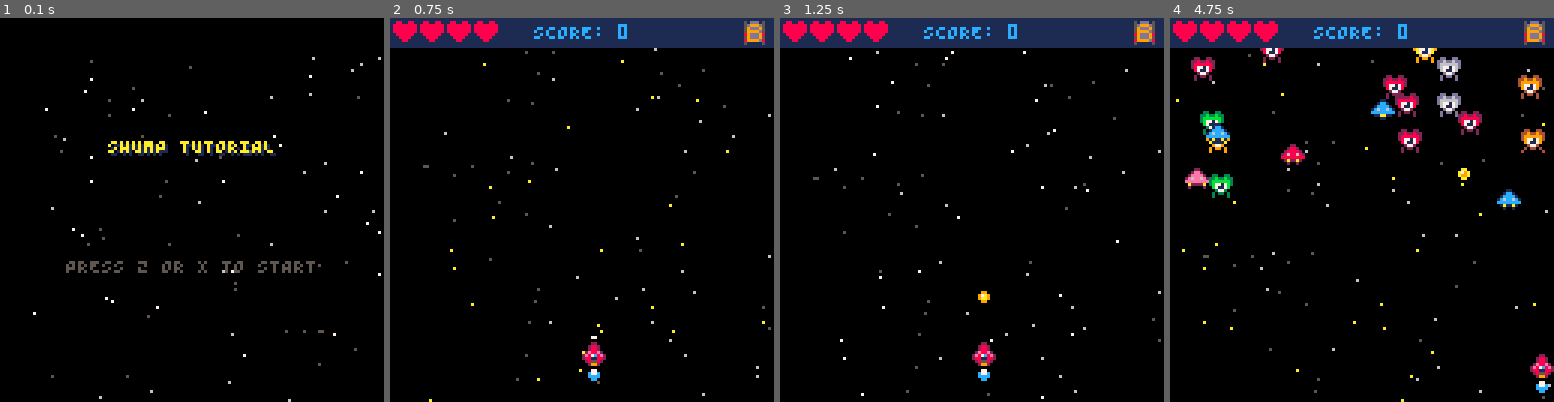
Above: before the commit, frames 1-4 (left to right).
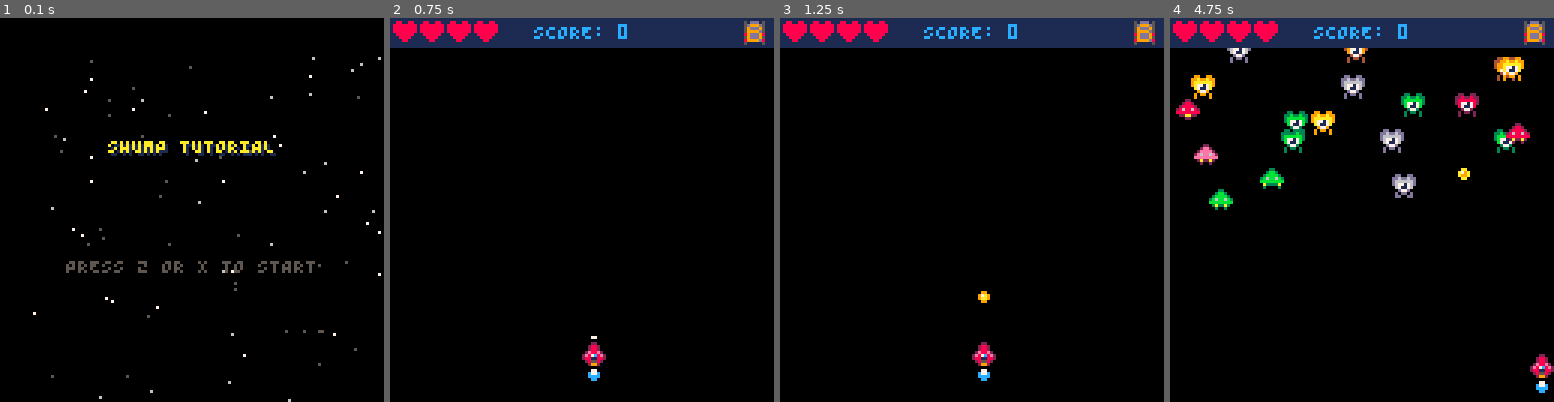
Above: after the commit, the same moments.

Repository: ProfSFrink/pico-8_shump_tutorial
Game: PICO-8 cartridge shump.p8
Same seed, same stepped clock (60 frames per second), same inputs: the game is played once before the commit and once after it.
Inputs:
- Up to frame 1 (0.1 s): no input
- Up to frame 2 (0.75 s): tap X (X key) at 0.33 s; tap O (Z key) at 0.7 s
- Up to frame 3 (1.25 s): tap X (X key) at 1.07 s
- Up to frame 4 (4.75 s): hold Right 1.6-2.1 s; tap O (Z key) every 0.4 s from 1.7 to 4.5 s; tap X (X key) at 1.85, 2.97, 4.08 s; hold Up 2.15-2.42 s; hold Right 2.47-3.03 s; hold Left 3.08-3.58 s; hold Down 3.63-3.97 s; hold Right 4.02-4.68 s; hold Up from 4.73 s (still down)

Frame 1 is identical in both runs. In frame 2, 0.5% of the frame differs, in the area x 8-100%, y 7-100%; in frame 3, 0.5%; in frame 4, 8.7%, in the area x 1-100%, y 7-100%.

Commit message:
- (refactor) starfield now uses same scope setup as other classes.
- refactor) removed random asteroid from background.

Diff:
--- a/components/starfield.lua
+++ b/components/starfield.lua
@@ -7,37 +7,37 @@
 -- for the title/start screen, otherwise
 -- it's for the game/game over screen.
 -- @return: A new star object.
-function newStar(col, spd, isStart)
+function newStar(sCol, sSpd, isStart)
+    -- References to global scope.
+    local uiOffset = isStart and 0 or uiHeight
+    local midStar = midStar
+    local farStar = farStar
+    local nearStar = nearStar
+    local rnd = rnd
+    local flr = flr
+
     return {
         x = flr(rnd(118) + 10),
         y = flr(rnd(118) + 10),
-        col = col,
-        spd = spd,
-        isAsteroid = false,
+        col = sCol,
+        spd = sSpd,
 
         -- Update the star's position.
-        update = function(self)
-            self.y = self.y + self.spd
+        update = function(_ENV)
+            y += spd
 
-
-                --
-                --[[reset the star to the top of the screen
+            --[[reset the star to the top of the screen
             if it goes off the bottom.]]
-            if self.y > 128 then
-                local uiOffset = isStart and 0 or uiHeight
-
-                self.isAsteroid = self.col == midStar.col
-                        and rnd(1) < 0.005
-
-                self.y = uiOffset
-                self.x = flr(rnd(128))
+            if y > 128 then
+                y = uiOffset
+                x = flr(rnd(128))
             end
 
             -- Twinkle the star if it's a near star.
-            if self.col == nearStar.col then
-                self.col = nearStar.twinkleCol
-            elseif self.col == nearStar.twinkleCol then
-                self.col = nearStar.col
+            if col == nearStar.col then
+                col = nearStar.twinkleCol
+            elseif col == nearStar.twinkleCol then
+                col = nearStar.col
             end
         end
     }
@@ -45,8 +45,8 @@
 
 -- Creates starfield background.
 -- @param isStart: whether this is
--- for the title/start screen (true)
--- or the game/game over screen (false).
+-- for the title / start screen (true)
+-- or the in-game / game over screen (false).
 function createStarfield(isStart)
     for i = 1, numOfStars do
         local col = flr(rnd(3)) + 5
@@ -67,15 +67,17 @@
     end
 end
 
--- Update stars and draw them to the screen.
+-- Update star positions.
 function updateStarfield()
     for s in all(stars) do
         s:update()
-        if s.isAsteroid then
-            spr(23, s.x, s.y)
-        else
-            pset(s.x, s.y, s.col)
-        end
+    end
+end
+
+-- Draw stars to the screen.
+function drawStarfield()
+    for s in all(stars) do
+        pset(s.x, s.y, s.col)
     end
 end
 
--- a/states/title.lua
+++ b/states/title.lua
@@ -5,13 +5,15 @@
 	if btnp(4) or btnp(5) then
 		showStart()
 	end
+
+	updateStarfield()
 end
 
 -- Draws the title screen.
 function drawTitle()
 	cls(0)
 
-	updateStarfield()
+	drawStarfield()
 
 	local title = "SHUMP TUTORIAL"
 	local start = pressAKey .. "START"
